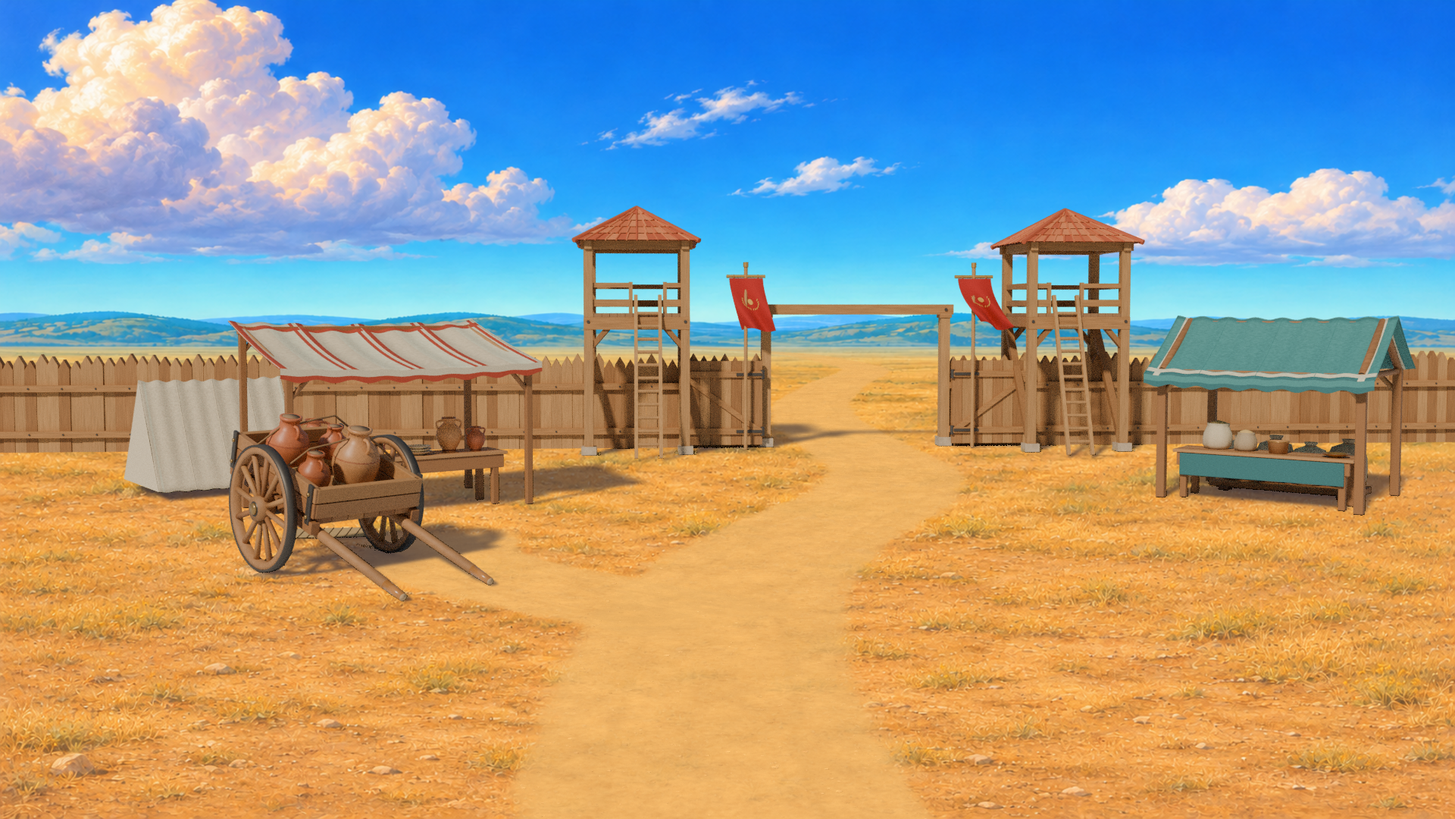
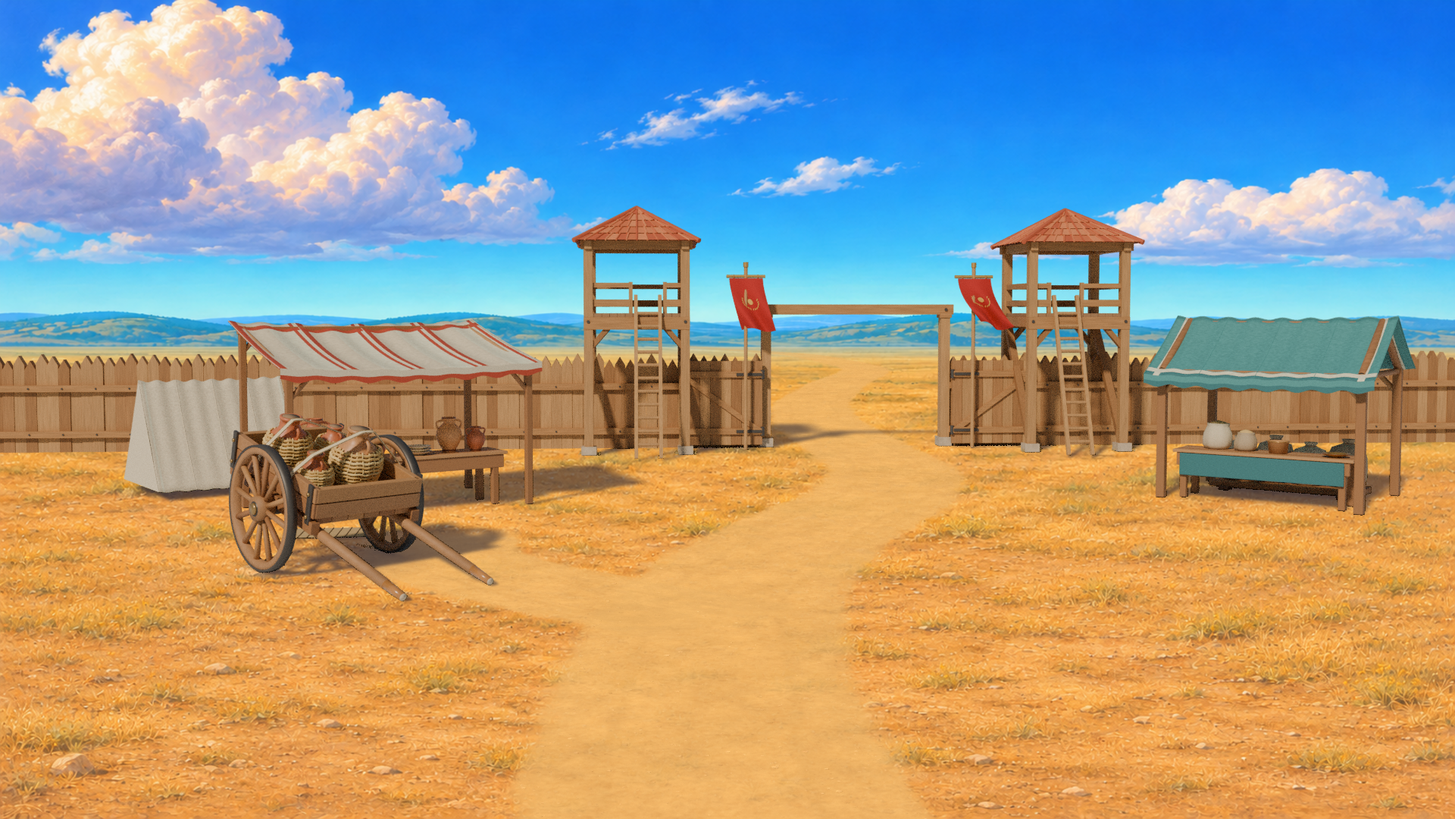
Revision of a layered w=1455, h=819 image; what changed, layer by layer:
painted on "近景 · 运货手车" over (232, 413, 495, 603)
